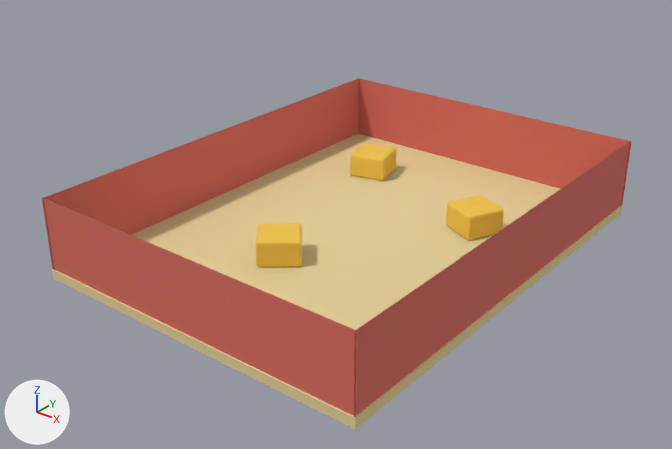
Renders of the glTF model public/models/room_barn.glb from each side of a commit.
One viewpoint serves both versions: a 50 mm camera at (18.0, -23.7, 14.8) aimed at (-0.1, -1.1, 0.8). The lights are fixed; the arrows at lower left show +X, +Y and +Z. The picture after the commit comes second. Vertices at exactly the same position are counted once.

Names of what the first picture shows: 'RoomN'.
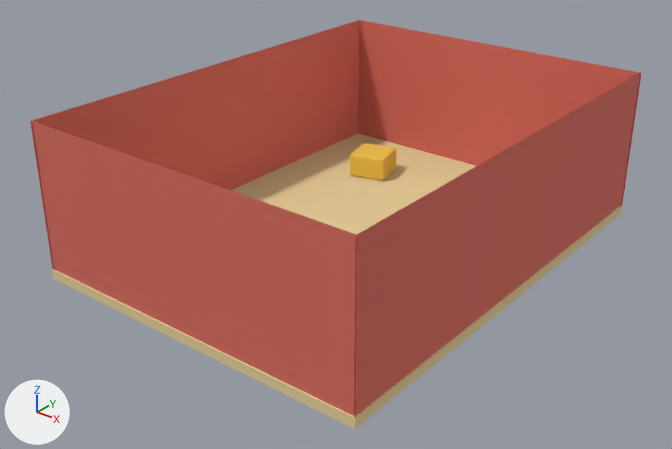
Boxes (x1, y1, x2, y2) around the edits, measured in the pictures (672 x 449 px; the box of a moved part takes in the faces that stretch with it):
```json
{"object": "RoomN", "change": "reshaped", "before": [42, 78, 632, 429], "after": [30, 20, 642, 429], "on screen": "16% taller"}
{"part": 1, "of": "me_roomn", "change": "moved or reshaped", "before": [42, 78, 632, 334], "after": [30, 20, 642, 334]}
```

Edits to the scene script, one JSON object a line:
```json
{"block": "me_roomn", "where": "# used by ob_roomn; location = (0.0, 0.0, 0.0)"}
{"block": "me_roomn", "where": "# before: 10 (-6.3, 8.3, 2.6) at pixel (357, 78), 11 (6.3, 8.3, 2.6) at pixel (631, 141), 12 (-6.3, -8.3, 2.6) at pixel (42, 197), 13 (6.3, -8.3, 2.6) at pixel (357, 330), 18 (-6.3, -8.4, 2.6) at pixel (41, 198)"}
{"block": "me_roomn", "where": "# before: 19 (-6.3, 8.4, 2.6) at pixel (359, 78), 22 (6.3, 8.4, 2.6) at pixel (630, 140), 23 (6.3, -8.4, 2.6) at pixel (354, 330)"}
{"op": "remove", "block": "me_roomn", "code": "me_roomn.from_pydata(...)  # 238 vertices, 426 faces; spans x -6.3..6.3, y -8.4..8.4, z -0.3..2.6"}
{"op": "add", "block": "me_roomn", "code": "me_roomn.from_pydata(...)  # 238 vertices, 426 faces; spans x -6.3..6.3, y -8.4..8.4, z -0.3..5.2"}
{"block": "me_roomn", "change": "me_roomn part 1"}
{"op": "add", "block": "me_roomn", "code": "for i in [*range(10, 14), 18, 19, 22, 23]: me_roomn.vertices[i].co += Vector((0.0, 0.0, 2.6))"}
```
